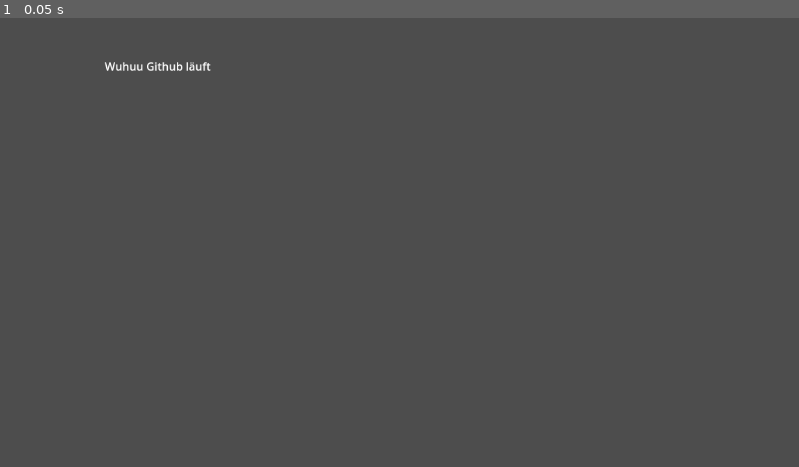
Above: before the commit, frame 1.
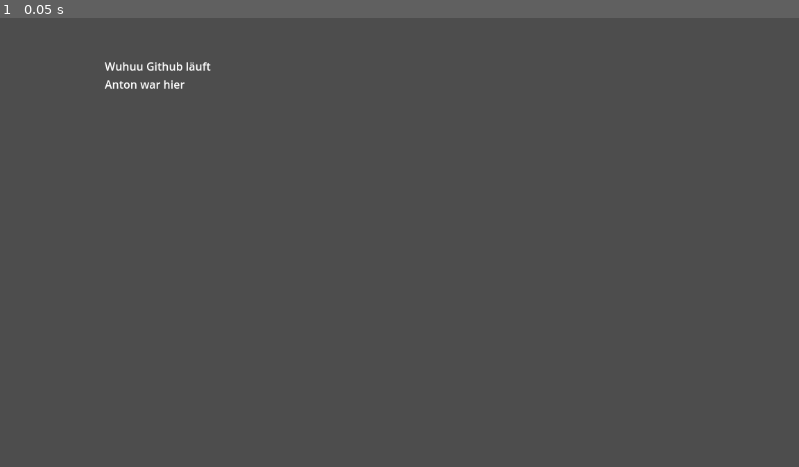
Above: after the commit, the same moment.

Repository: fyfyfy-rox/Rythm-Game
Game: Godot game, scene res://main.tscn
The game is run twice, just before and just after one commit, with the same random seed, the same clock (stepped at 60 frames per second) and the same inputs.
Inputs:
- Up to frame 1 (0.05 s): no input

The runs differ from the first frame. In frame 1, 0.1% of the frame differs, in the area x 13-24%, y 13-16%.

Commit message:
anton war hier
anton war hier

Diff:
--- a/main.tscn
+++ b/main.tscn
@@ -7,4 +7,5 @@
 offset_top = 58.0
 offset_right = 191.0
 offset_bottom = 81.0
-text = "Wuhuu Github läuft"
+text = "Wuhuu Github läuft
+Anton war hier"
